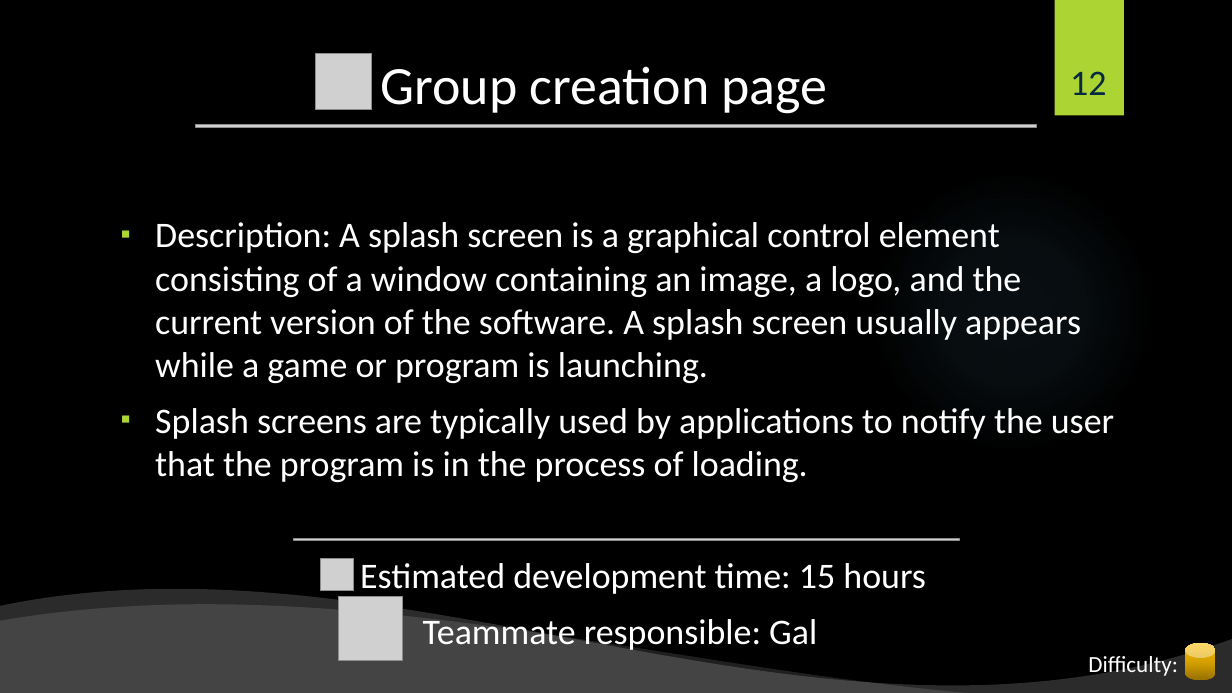
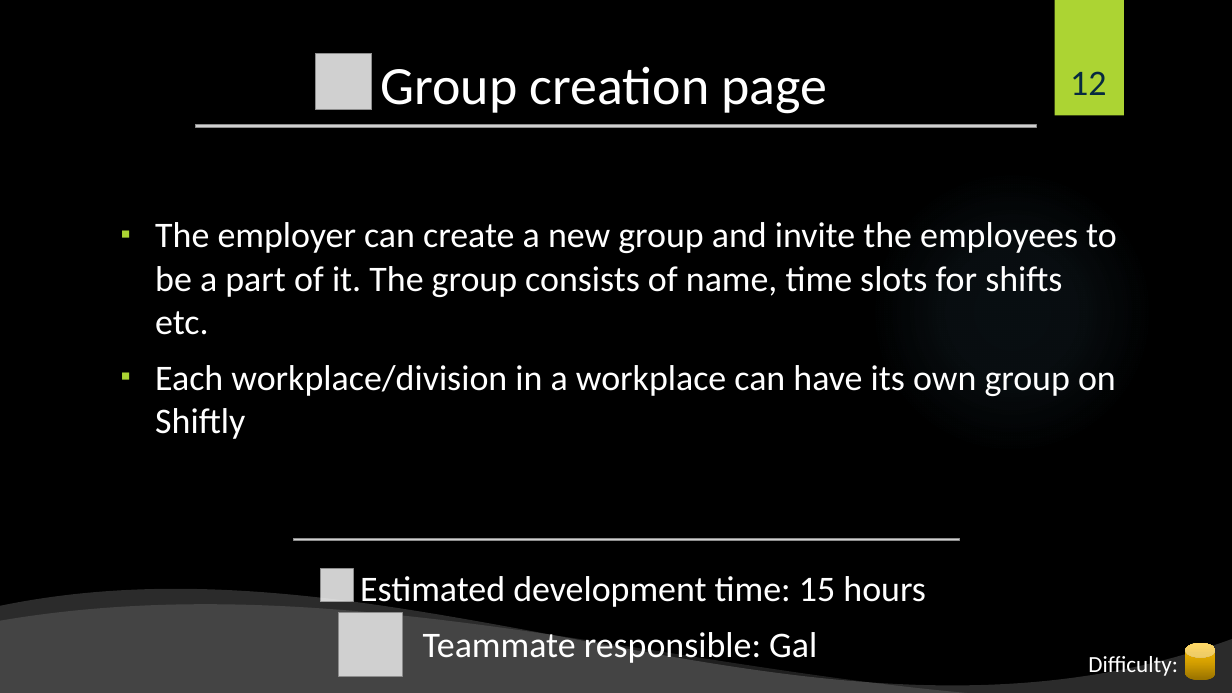
Before and after one commit to shiftlyapp/Shiftly, a slide deck: slide 12 of Backlog.pptx. Drawn at 1232x693 pixels with LibreOffice and Linux fonts; fonts in the diff are those of the drawing; grey boxes stand for pictures; background and template pictures are left out. Boxes give left, top, right and bottom in pixels: in the first picture for what was removed or moved away, otherwise in the second. Text is boxed around its words. In the diff, an @@ line names an element or a change of style, - is before the commit and + after.

```diff
--- a/Backlog.pptx
+++ b/Backlog.pptx
@@ text at (155, 222, 1117, 439): text changed @@
-▪ Description: A splash screen is a graphical control element consisting of a window containing an image, a logo, and the current version of the software. A splash screen usually appears while a game or program is launching.
-▪ Splash screens are typically used by applications to notify the user that the program is in the process of loading.
+▪ The employer can create a new group and invite the employees to be a part of it. The group consists of name, time slots for shifts etc.
+▪ Each workplace/division in a workplace can have its own group on Shiftly
@@ picture: place and size @@
-picture at (321, 558, 354, 592)
+picture at (321, 569, 354, 603)
@@ picture: place and size @@
-picture at (339, 597, 403, 661)
+picture at (339, 613, 403, 677)
```
Also in this commit, not shown: 5 other slides changed.
